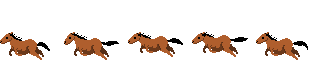
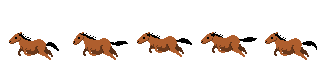
Layer changes from the first 320px x 64px image to the second:
renamed "pony_running.png" to "Frames", painted on it over 0, 32, 317, 60
